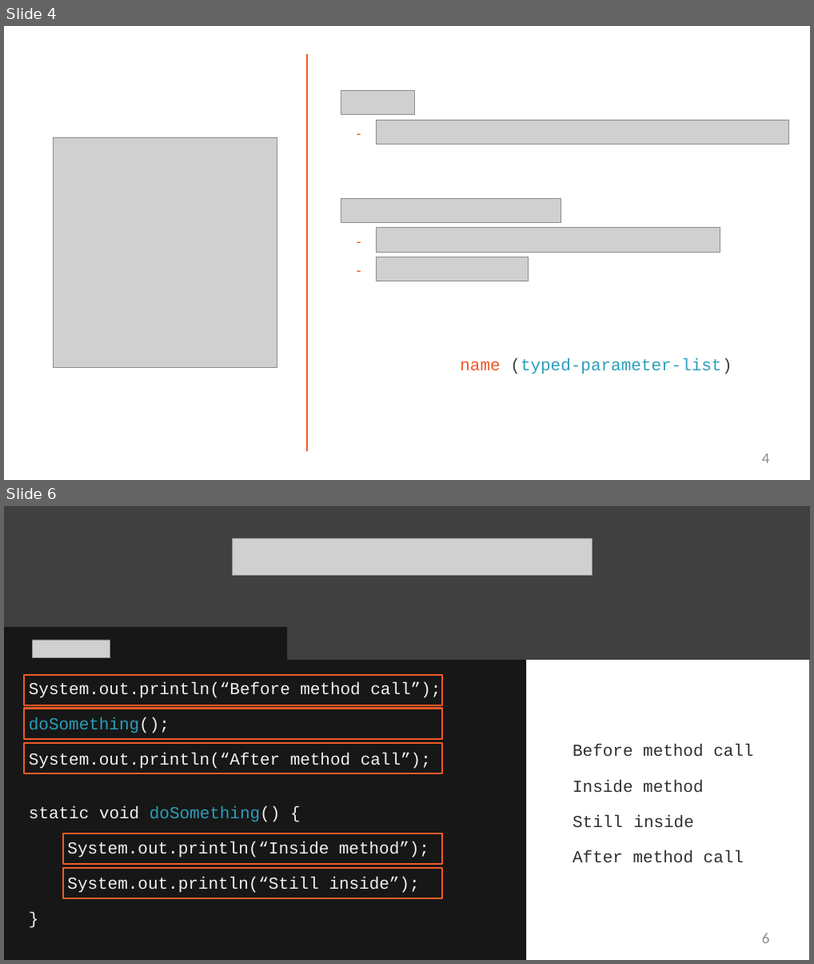
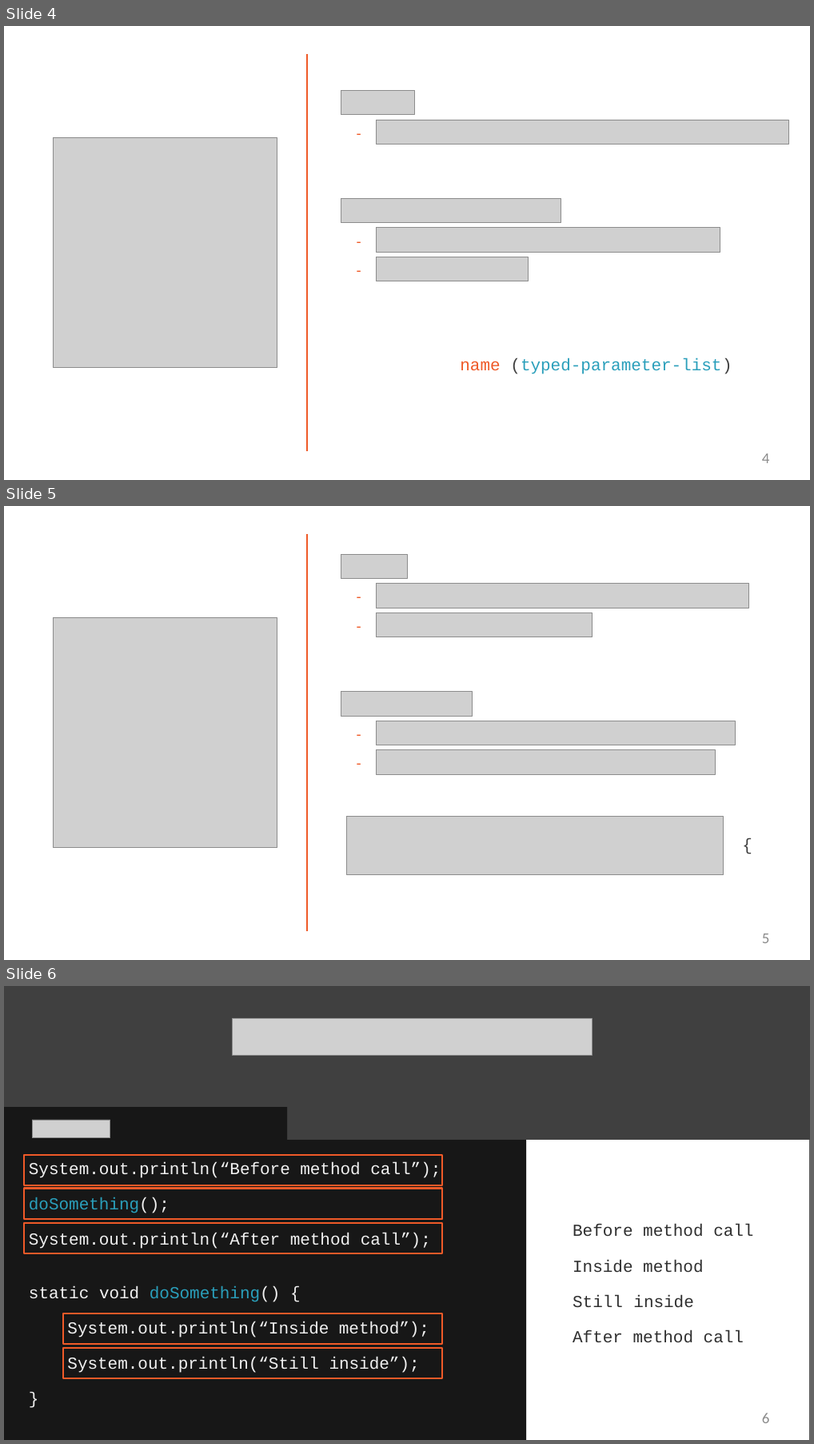
Before and after one commit to StevenJoseph19/Ericsson-Java-Basics-June-2024, a slide deck: Day 2/Slides/6. Understanding Methods/understanding-methods-slides.pptx. Shown one above the other, each under a label of ours: slides 4 and 6 before the commit, slides 4, 5 and 6 after it; the slides between them are not shown. The pictures are 814x964 and 814x1444 pixels, drawn with LibreOffice and Linux fonts; fonts in the diff are those of the drawing; grey boxes stand for pictures; background and template pictures are left out. Boxes give left, top, right and bottom in pixels: in the first picture for what was removed or moved away, otherwise in the second. Text is boxed around its words. In the diff, an @@ line names an element or a change of style, - is before the commit and + after.

```diff
--- a/Day 2/Slides/6. Understanding Methods/understanding-methods-slides.pptx
+++ b/Day 2/Slides/6. Understanding Methods/understanding-methods-slides.pptx
@@ slide 5 added at bbox=[4, 506, 810, 960], background #FFFFFF @@
@@ freeform shape added at bbox=[307, 535, 307, 931], outline #EF5A28 2.04 pt @@
@@ picture added at bbox=[341, 554, 407, 579] @@
@@ text added at bbox=[356, 587, 364, 636], 18 pt, text #EF5A28 @@
+-
+-
@@ picture added at bbox=[376, 584, 749, 608] @@
@@ picture added at bbox=[54, 617, 278, 848] @@
@@ picture added at bbox=[376, 612, 593, 636] @@
@@ picture added at bbox=[341, 691, 472, 716] @@
@@ picture added at bbox=[376, 720, 735, 745] @@
@@ text added at bbox=[356, 724, 364, 772], 18 pt, text #EF5A28 @@
+-
+-
@@ picture added at bbox=[376, 750, 715, 774] @@
@@ picture added at bbox=[347, 816, 724, 875] @@
@@ freeform shape added at bbox=[338, 836, 454, 857], fill #FFFFFF @@
@@ text added at bbox=[742, 832, 753, 855], 20 pt, text #404040 @@
+{
@@ page number added at bbox=[762, 933, 770, 943], 18 pt, text #8C8C8C @@
+5
```
Also in this commit, not shown: 1 slide changed, 1 slide removed, 1 other file.
